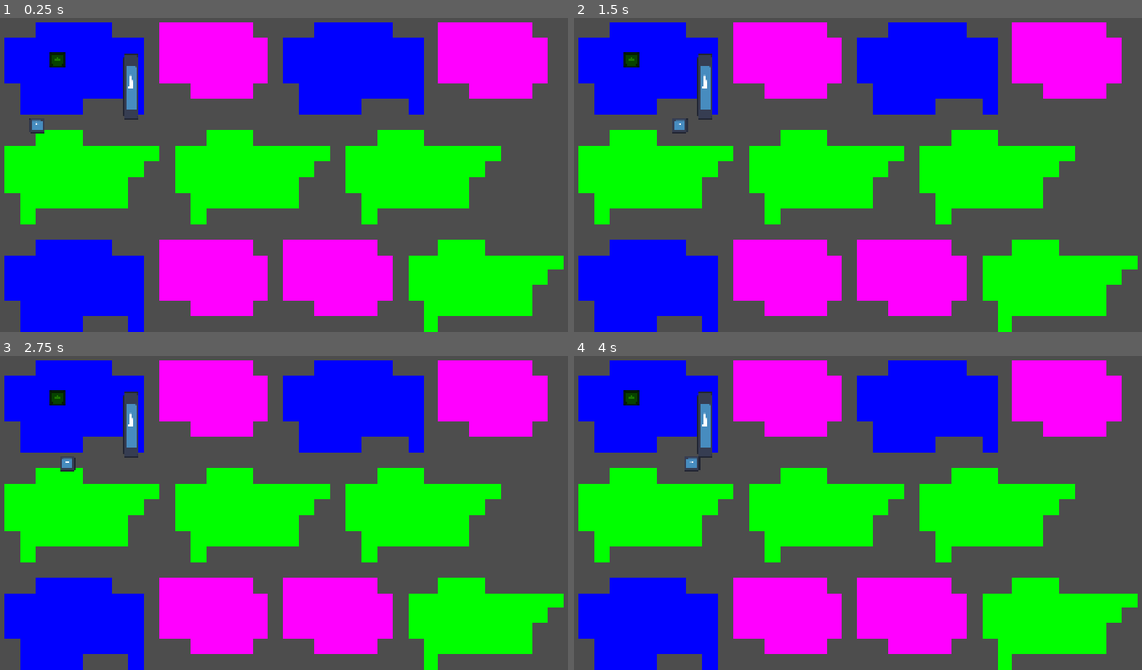
Above: before the commit, frames 1-4 (two rows, left to right).
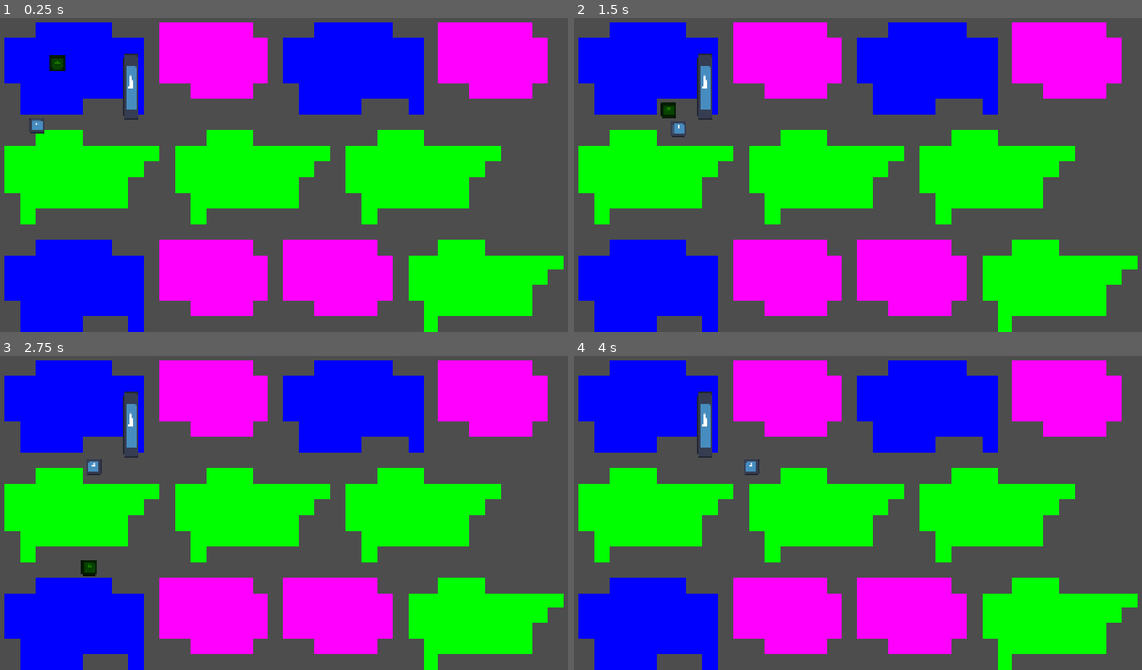
Above: after the commit, the same moments.

Repository: moxvallix/gdwild91
Game: Godot game, scene res://main.tscn
Same seed, same stepped clock (60 frames per second), same inputs: the game is played once before the commit and once after it. The engine's default icon, where the game draws it, is replaced by a stand-in: a white triangle on a blue panel in a dark square.
Inputs:
- Up to frame 1 (0.25 s): no input
- Up to frame 2 (1.5 s): tap Enter (ui_accept) at 0.5, 0.6, 0.77, 1.07, 1.35 s; hold Right (ui_right) from 0.53 s (still down)
- Up to frame 3 (2.75 s): tap Enter (ui_accept) at 1.52, 1.82, 2.1 s; release Right (ui_right) at 2.03 s; hold Left (ui_left) from 2.03 s (still down)
- Up to frame 4 (4 s): release Left (ui_left) at 2.78 s; hold Right (ui_right) from 2.78 s (still down); tap Enter (ui_accept) at 2.85, 3.02, 3.32, 3.6, 3.77 s

The runs differ from the first frame. In frame 1, 0.1% of the frame differs, in the area x 8-12%, y 10-17%; in frame 2, 0.4%; in frame 3, 0.5%, in the area x 8-18%, y 10-71%; in frame 4, 0.3%.

Commit message:
Testing new git app alex dont kill me

Diff:
--- /dev/null
+++ b/enemies/guard/guard.gd
@@ -0,0 +1,25 @@
+extends CharacterBody2D
+
+
+const SPEED = 300.0
+const JUMP_VELOCITY = -400.0
+
+
+func _physics_process(delta: float) -> void:
+	# Add the gravity.
+	if not is_on_floor():
+		velocity += get_gravity() * delta
+
+	# Handle jump.
+	if Input.is_action_just_pressed("ui_accept") and is_on_floor():
+		velocity.y = JUMP_VELOCITY
+
+	# Get the input direction and handle the movement/deceleration.
+	# As good practice, you should replace UI actions with custom gameplay actions.
+	var direction := Input.get_axis("ui_left", "ui_right")
+	if direction:
+		velocity.x = direction * SPEED
+	else:
+		velocity.x = move_toward(velocity.x, 0, SPEED)
+
+	move_and_slide()
--- a/main.tscn
+++ b/main.tscn
@@ -4,6 +4,7 @@
 [ext_resource type="PackedScene" uid="uid://tlbd75lpylpk" path="res://player/player.tscn" id="1_ig7tw"]
 [ext_resource type="PackedScene" uid="uid://cf8xbw8rxqrr5" path="res://enemies/guard/guard.tscn" id="2_0xm2m"]
 [ext_resource type="Texture2D" uid="uid://bdwdlc8oih3mw" path="res://icon.svg" id="3_h2yge"]
+[ext_resource type="Script" uid="uid://c2gdtmdu85seo" path="res://enemies/guard/guard.gd" id="4_lquwl"]
 
 [sub_resource type="RectangleShape2D" id="RectangleShape2D_1bvp3"]
 size = Vector2(121.5, 540)
@@ -17,6 +18,7 @@
 
 [node name="Guard" parent="." unique_id=1764606371 instance=ExtResource("2_0xm2m")]
 position = Vector2(437, 312)
+script = ExtResource("4_lquwl")
 
 [node name="StaticBody2D" type="StaticBody2D" parent="." unique_id=1259177311]
 
Not shown, added: enemies/guard/guard.gd.uid
